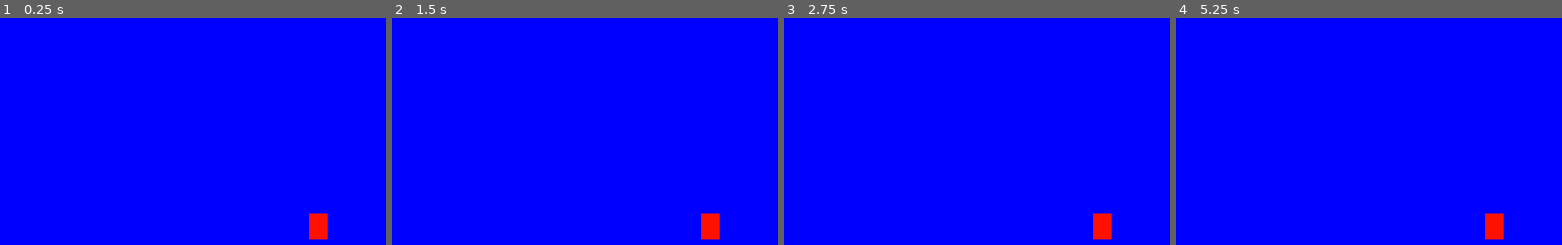
Above: before the commit, frames 1-4 (left to right).
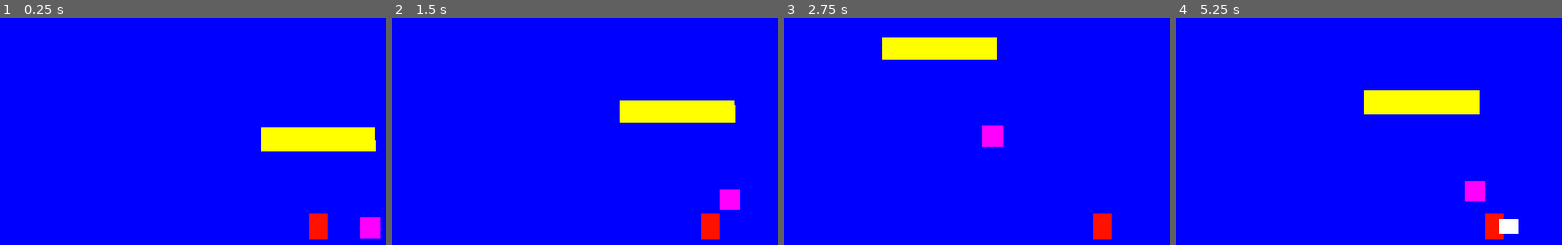
Above: after the commit, the same moments.

Repository: JohnnyCleto/marikanime
Game: Godot game, scene res://scenes/city/test_area.tscn
Same seed, same stepped clock (60 frames per second), same inputs: the game is played once before the commit and once after it.
Inputs (mouse positions are in pixels of both pictures, inside the frame that each line leads up to):
- Up to frame 1 (0.25 s): no input
- Up to frame 2 (1.5 s): tap Enter at 0.5 s; move the mouse to (outside the picture) at 0.52 s; hold D (move_right) 0.53-1.28 s; hold Shift (run) 0.53-1.28 s; click (outside the picture) at 0.6 s; tap Space at 1.25 s; move the mouse to (outside the picture) at 1.27 s; hold S (move_down) from 1.28 s (still down); tap Shift (run) at 1.35 s
- Up to frame 3 (2.75 s): click (outside the picture) at 1.55 s; move the mouse to (outside the picture) at 2.02 s; release S (move_down) at 2.03 s; hold D (move_right) from 2.03 s (still down); hold Shift (run) from 2.03 s (still down); click (outside the picture) at 2.1 s
- Up to frame 4 (5.25 s): move the mouse to (outside the picture) at 2.77 s; release D (move_right) at 2.78 s; release Shift (run) at 2.78 s; hold W (move_up) 2.78-3.53 s; tap Shift (run) at 2.85, 4.35 s; click (outside the picture) at 3.05 s; move the mouse to (outside the picture) at 3.52 s; hold Shift (run) 3.53-4.28 s; hold A (move_left) 3.53-5.03 s; click (outside the picture) at 3.6 s; move the mouse to (1272, 163) at 4.27 s; click (1272, 163) at 4.55 s; tap Enter at 5 s; move the mouse to (1531, 226) at 5.02 s; hold S (move_down) from 5.03 s (still down); hold Shift (run) from 5.03 s (still down); click (1531, 226) at 5.1 s

The runs differ from the first frame. In frame 1, 3.6% of the frame differs, in the area x 67-99%, y 48-98%; in frame 2, 3.4%; in frame 3, 3.4%; in frame 4, 4.0%, in the area x 48-89%, y 31-96%.

Commit message:
implementa movimentacao top-down, sistema de ataque e dummy enemy

Diff:
--- a/scenes/city/test_area.tscn
+++ b/scenes/city/test_area.tscn
@@ -1,13 +1,32 @@
 [gd_scene format=3 uid="uid://cjapg2gou08kx"]
 
 [ext_resource type="PackedScene" uid="uid://pit0tgd15s36" path="res://scenes/player/player.tscn" id="1_q8wp5"]
+[ext_resource type="PackedScene" uid="uid://1qv6bpthbe0d" path="res://scenes/enemies/dummy_enemy.tscn" id="2_rifab"]
+
+[sub_resource type="RectangleShape2D" id="RectangleShape2D_ufgfk"]
+size = Vector2(200, 40)
 
 [node name="TestArea" type="Node2D" unique_id=1504320561]
 
 [node name="World" type="Node" parent="." unique_id=16651288]
 
-[node name="Polygon2D" type="Polygon2D" parent="." unique_id=1816695704]
+[node name="Fundo" type="Polygon2D" parent="." unique_id=1816695704]
 color = Color(0, 0, 1, 1)
 polygon = PackedVector2Array(-993, -643, -1013, 696, 1256, 721, 1255, -662)
 
+[node name="ObjetoReferencia" type="Polygon2D" parent="." unique_id=32452458]
+
+[node name="StaticBody2D" type="StaticBody2D" parent="." unique_id=1848188944]
+position = Vector2(0, -150)
+
+[node name="Polygon2D" type="Polygon2D" parent="StaticBody2D" unique_id=1802236047]
+color = Color(1, 1, 0, 1)
+polygon = PackedVector2Array(-101, -20, 98, -20, 99, 19, -101, 19)
+
+[node name="CollisionShape2D" type="CollisionShape2D" parent="StaticBody2D" unique_id=571133013]
+shape = SubResource("RectangleShape2D_ufgfk")
+
 [node name="Player" parent="." unique_id=1738159995 instance=ExtResource("1_q8wp5")]
+
+[node name="dummy_enemy" parent="." unique_id=943873772 instance=ExtResource("2_rifab")]
+position = Vector2(90, 2)
--- /dev/null
+++ b/scenes/enemies/dummy_enemy.tscn
@@ -0,0 +1,16 @@
+[gd_scene format=3 uid="uid://1qv6bpthbe0d"]
+
+[ext_resource type="Script" uid="uid://ctjnvnvjeov0m" path="res://scripts/enemies/dummy_enemy.gd" id="1_neys3"]
+
+[sub_resource type="RectangleShape2D" id="RectangleShape2D_ufgfk"]
+size = Vector2(36, 36)
+
+[node name="dummy_enemy" type="CharacterBody2D" unique_id=943873772]
+script = ExtResource("1_neys3")
+
+[node name="CollisionShape2D" type="CollisionShape2D" parent="." unique_id=1236445818]
+shape = SubResource("RectangleShape2D_ufgfk")
+
+[node name="Polygon2D" type="Polygon2D" parent="CollisionShape2D" unique_id=584230084]
+color = Color(1, 0, 1, 1)
+polygon = PackedVector2Array(-18, -18, 18, -18, 18, 18, -18, 18)
--- a/scenes/player/player.tscn
+++ b/scenes/player/player.tscn
@@ -4,6 +4,9 @@
 
 [sub_resource type="RectangleShape2D" id="RectangleShape2D_gatd3"]
 size = Vector2(32, 48)
+
+[sub_resource type="RectangleShape2D" id="RectangleShape2D_ufgfk"]
+size = Vector2(32, 24)
 
 [node name="Player" type="CharacterBody2D" unique_id=1738159995]
 script = ExtResource("1_8afob")
@@ -17,3 +20,14 @@
 polygon = PackedVector2Array(-16, -24, 15, -24, 16, 24, -16, 24)
 
 [node name="Camera2D" type="Camera2D" parent="." unique_id=791426921]
+
+[node name="WeaponPivot" type="Node2D" parent="." unique_id=900057351]
+
+[node name="Hitbox" type="Area2D" parent="WeaponPivot" unique_id=1184295682]
+
+[node name="CollisionShape2D" type="CollisionShape2D" parent="WeaponPivot/Hitbox" unique_id=778350150]
+position = Vector2(24, 0)
+shape = SubResource("RectangleShape2D_ufgfk")
+
+[node name="SwordSprite" type="Polygon2D" parent="WeaponPivot/Hitbox" unique_id=647096256]
+polygon = PackedVector2Array(8, -12, 40, -12, 41, 12, 8, 12)
--- /dev/null
+++ b/scripts/enemies/dummy_enemy.gd
@@ -0,0 +1,34 @@
+extends CharacterBody2D
+
+@export var vida_maxima: int = 50
+var vida_atual: int
+
+@onready var polygon_2d: Polygon2D = $Polygon2D
+
+func _ready() -> void:
+	vida_atual = vida_maxima
+
+func receber_dano(quantidade: int) -> void:
+	vida_atual -= quantidade
+	print("Inimigo atingido! HP: ", vida_atual, "/", vida_maxima)
+
+	efeito_dano()
+
+	if vida_atual <= 0:
+		derrotar()
+
+func efeito_dano() -> void:
+	if polygon_2d == null:
+		print("ERRO: O nó Polygon2D não foi encontrado em dummy_enemy!")
+		return
+
+	var cor_original: Color = polygon_2d.color
+	polygon_2d.color = Color(1.0, 0.0, 0.0, 1.0) # Pisca vermelho
+
+	await get_tree().create_timer(0.15).timeout
+
+	polygon_2d.color = cor_original
+
+func derrotar() -> void:
+	print("Inimigo derrotado!")
+	queue_free()
--- a/scripts/player/player.gd
+++ b/scripts/player/player.gd
@@ -1,26 +1,57 @@
 extends CharacterBody2D
 
+@export var velocidade_normal: float = 200.0
+@export var velocidade_correndo: float = 320.0
+@export var dano_ataque: int = 10
+@export var tempo_recarga_ataque: float = 0.35
 
-const VELOCIDADE_NORMAL := 200.0
-const VELOCIDADE_CORRENDO := 320.0
+@onready var weapon_pivot: Node2D = $WeaponPivot
+@onready var hitbox: Area2D = $WeaponPivot/Hitbox
+@onready var hitbox_collision: CollisionShape2D = $WeaponPivot/Hitbox/CollisionShape2D
+@onready var sword_sprite: Polygon2D = $WeaponPivot/Hitbox/SwordSprite
 
+var pode_atacar: bool = true
 
-func _physics_process(_delta):
-	movimentar()
+func _ready() -> void:
+	hitbox_collision.disabled = true
+	sword_sprite.visible = false
+	# Conecta o sinal de colisão da Hitbox para detetar o inimigo no momento do impacto
+	hitbox.body_entered.connect(_on_hitbox_body_entered)
+
+func _physics_process(_delta: float) -> void:
+	processar_movimento()
+	orientar_arma()
+	processar_ataque()
 	move_and_slide()
 
+func processar_movimento() -> void:
+	var direcao := Input.get_vector("move_left", "move_right", "move_up", "move_down")
+	var velocidade_atual := velocidade_correndo if Input.is_action_pressed("run") else velocidade_normal
+	velocity = direcao * velocidade_atual
 
-func movimentar():
-	var direcao := Input.get_vector(
-		"move_left",
-		"move_right",
-		"move_up",
-		"move_down"
-	)
+func orientar_arma() -> void:
+	var direcao_mouse := get_global_mouse_position() - global_position
+	weapon_pivot.rotation = direcao_mouse.angle()
 
-	var velocidade_atual := VELOCIDADE_NORMAL
+func processar_ataque() -> void:
+	if Input.is_action_just_pressed("attack") and pode_atacar:
+		atacar()
 
-	if Input.is_action_pressed("run"):
-		velocidade_atual = VELOCIDADE_CORRENDO
+func atacar() -> void:
+	pode_atacar = false
+	sword_sprite.visible = true
+	hitbox_collision.disabled = false # Ativa a colisor do ataque
 
-	velocity = direcao * velocidade_atual
+	# Tempo de duração do golpe
+	await get_tree().create_timer(0.15).timeout
+	hitbox_collision.disabled = true
+	sword_sprite.visible = false
+
+	# Tempo de recarga entre ataques (Cooldown)
+	await get_tree().create_timer(tempo_recarga_ataque).timeout
+	pode_atacar = true
+
+# Função disparada automaticamente pela Godot quando um corpo entra na Hitbox
+func _on_hitbox_body_entered(body: Node2D) -> void:
+	if body != self and body.has_method("receber_dano"):
+		body.receber_dano(dano_ataque)
Not shown, added: scripts/enemies/dummy_enemy.gd.uid
Not shown, changed: .gitignore
Not shown, changed: README.md
